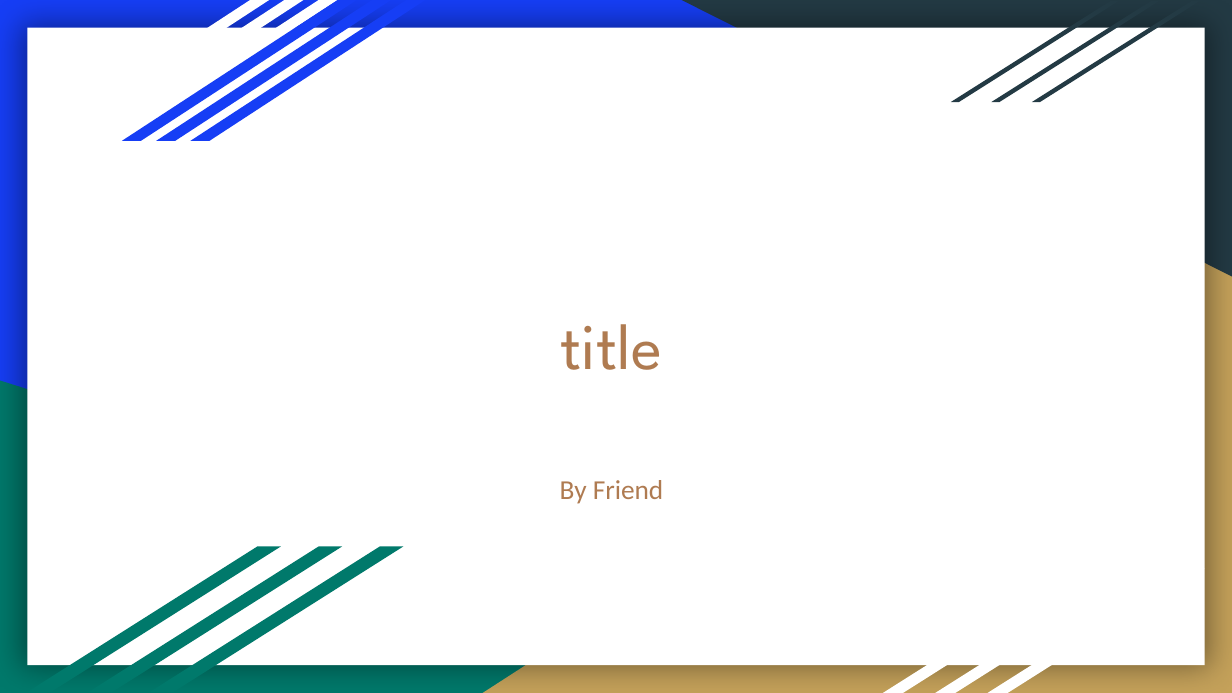
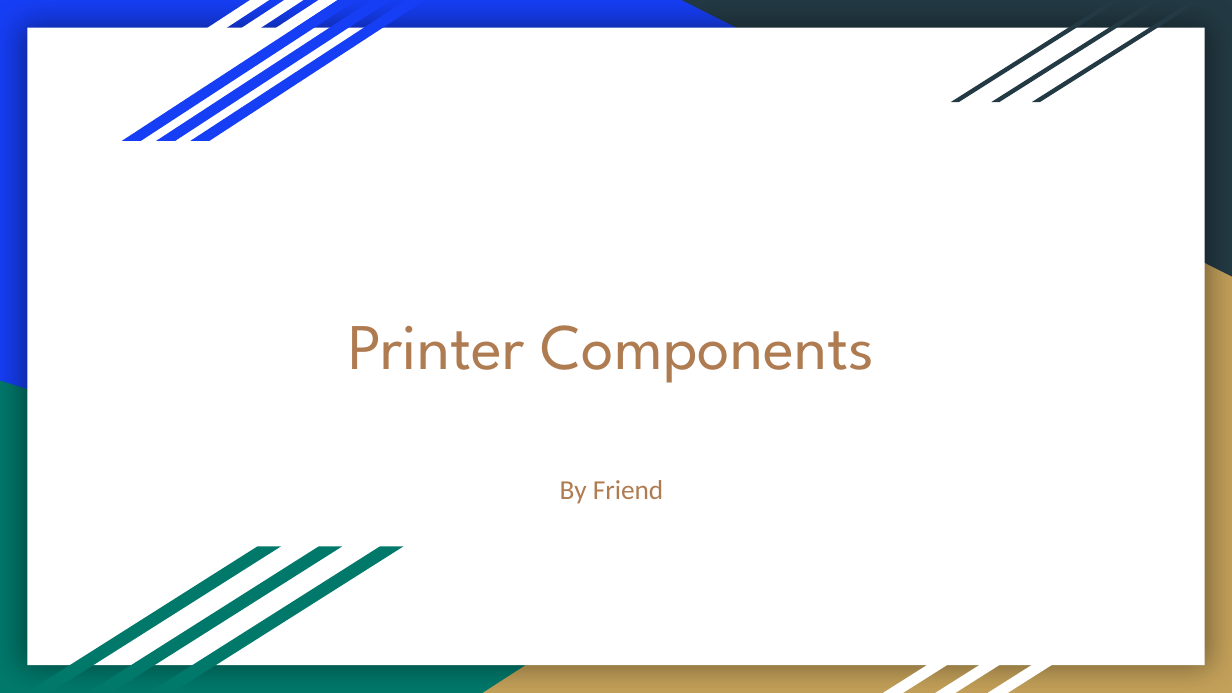
Before and after one commit to AndrewSiew/RapidPrototypingWorkshop, a slide deck: slide 1 of 4/printer components.pptx. Drawn at 1232x693 pixels with LibreOffice and Linux fonts; fonts in the diff are those of the drawing. Boxes give left, top, right and bottom in pixels: in the first picture for what was removed or moved away, otherwise in the second. Text is boxed around its words. In the diff, an @@ line names an element or a change of style, - is before the commit and + after.

```diff
--- a/4/printer components.pptx
+++ b/4/printer components.pptx
@@ title at (x1=348, y1=325, x2=874, y2=383): text changed @@
-title
+Printer Components
```
Also in this commit, not shown: 2 other slides changed, 1 other file.
